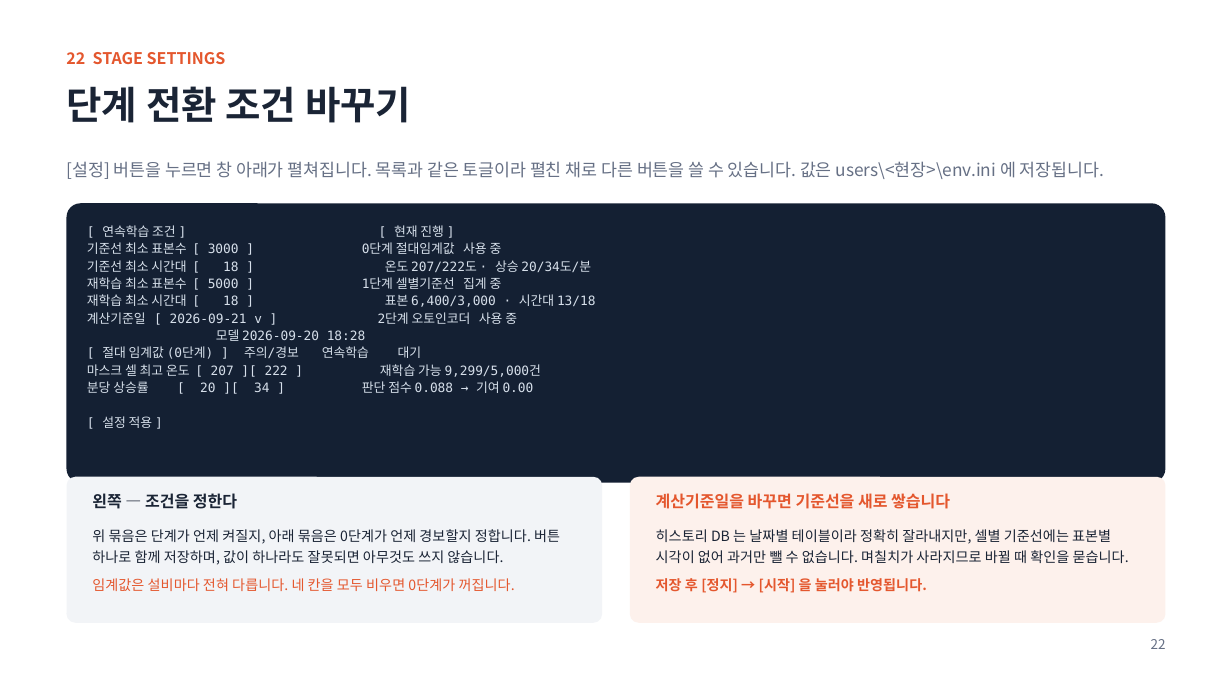
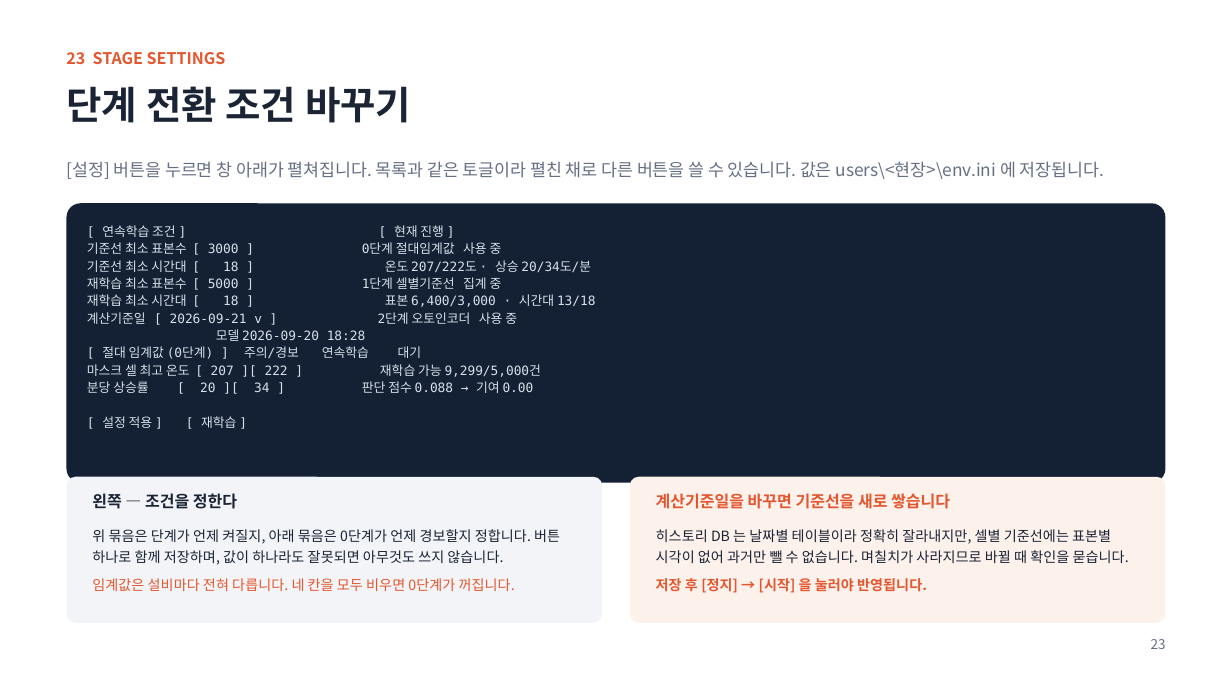
Before and after one commit to oskwon65/MultiModal_FireCam, a slide deck: slide 24 of 멀티모달_화재감지_모니터링_설치매뉴얼.pptx (slide 23 before the commit). Drawn at 1232x693 pixels with LibreOffice and Linux fonts; fonts in the diff are those of the drawing. Boxes give left, top, right and bottom in pixels: in the first picture for what was removed or moved away, otherwise in the second. Text is boxed around its words. In the diff, an @@ line names an element or a change of style, - is before the commit and + after.

```diff
--- a/멀티모달_화재감지_모니터링_설치매뉴얼.pptx
+++ b/멀티모달_화재감지_모니터링_설치매뉴얼.pptx
@@ text at (x1=66, y1=52, x2=226, y2=64): text changed @@
-22 STAGE SETTINGS
+23 STAGE SETTINGS
@@ text at (x1=102, y1=416, x2=236, y2=428): text changed @@
-[ 설정 적용 ]
+[ 설정 적용 ] [ 재학습 ]
```
Also in this commit, not shown: 5 other slides changed, 1 slide added, 1 other file.
